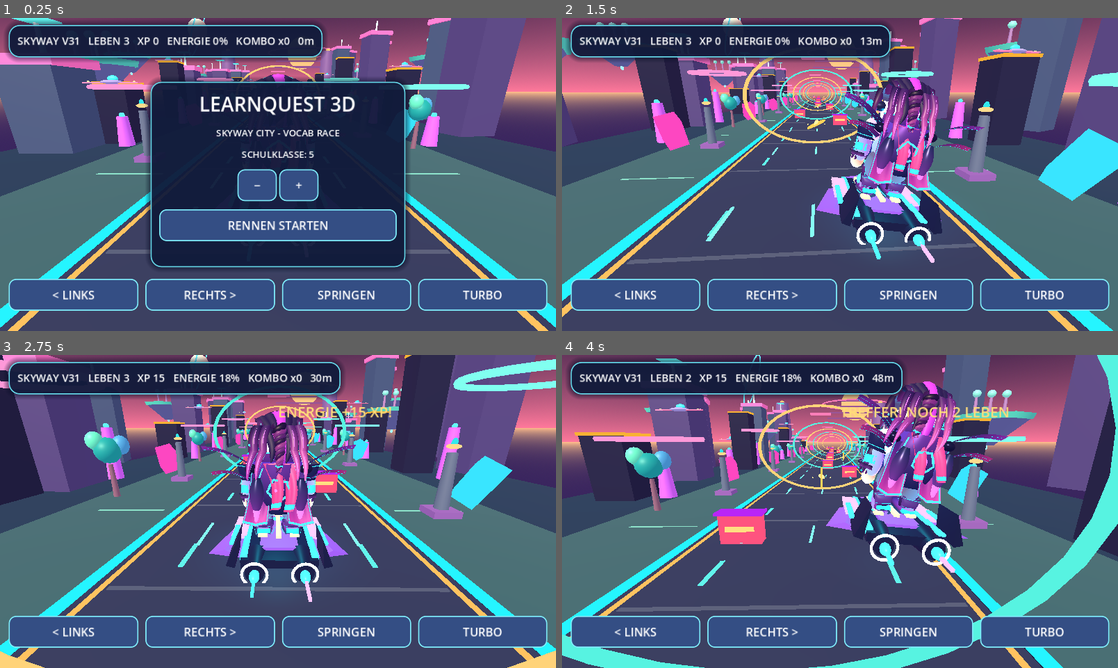
Above: before the commit, frames 1-4 (two rows, left to right).
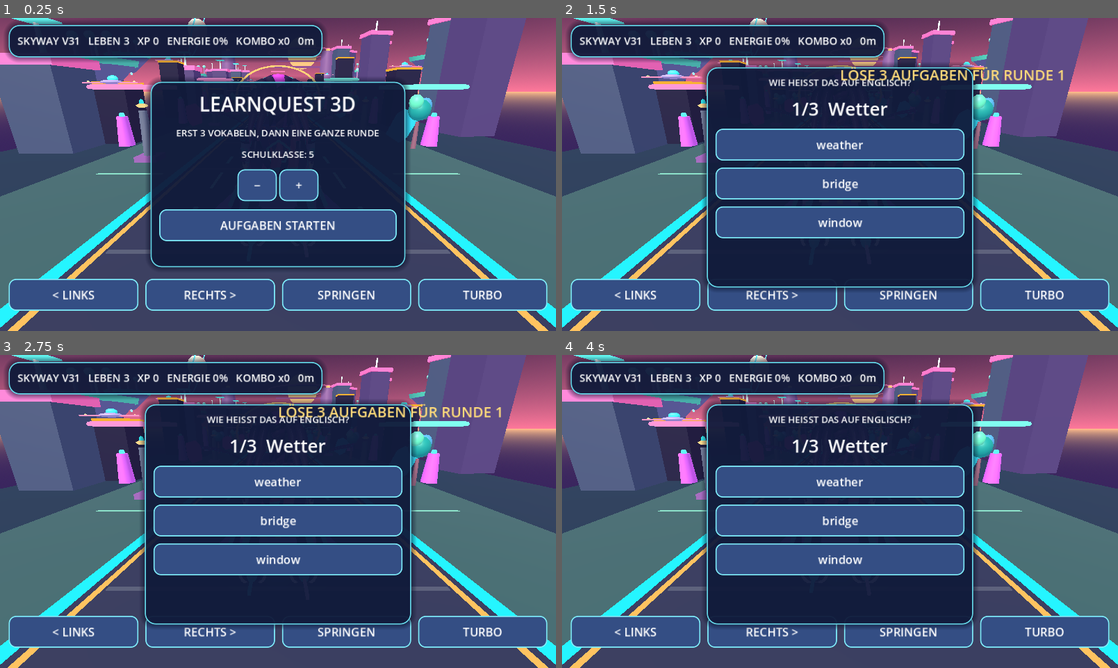
Above: after the commit, the same moments.

Repository: mtothek0703/learnquest-unity-web
Game: Godot game, scene res://main.tscn
The game is run twice, just before and just after one commit, with the same random seed, the same clock (stepped at 60 frames per second) and the same inputs.
Inputs (mouse positions are in pixels of both pictures, inside the frame that each line leads up to):
- Up to frame 1 (0.25 s): no input
- Up to frame 2 (1.5 s): click (840, 224) at 0.5 s, where only the run before the commit has a clickable "RENNEN STARTEN"; hold Right from 1.28 s (still down)
- Up to frame 3 (2.75 s): tap Space at 1.52, 2.27 s; release Right at 2.03 s; hold S from 2.03 s (still down)
- Up to frame 4 (4 s): release S at 2.78 s; hold Right from 2.78 s (still down); tap Space at 3.77 s

The runs differ from the first frame. In frame 1, 0.9% of the frame differs, in the area x 31-69%, y 35-68%; in frame 2, 59%; in frame 3, 49%; in frame 4, 67%, in the area x 0-100%, y 0-100%.

Commit message:
feat(gameplay): unlock full uninterrupted 800m rounds after three vocabulary tasks

Diff:
--- a/godot/world.gd
+++ b/godot/world.gd
@@ -6,6 +6,13 @@
     [["Brücke","bridge"],["Garten","garden"],["Wetter","weather"],["Schule","school"],["Freund","friend"],["Fenster","window"]],
     [["Abenteuer","adventure"],["Umwelt","environment"],["Entscheidung","decision"],["Erfahrung","experience"],["entdecken","discover"],["wichtig","important"]]
 ]
+# Complete vocabulary missions first; racing is a continuous, finite level.
+const TASKS_PER_ROUND := 3
+const ROUND_LENGTH := 800.0
+var phase := "menu" # menu -> training -> race -> results
+var training_correct := 0
+var round_number := 1
+var rounds_finished := 0
 var lane := 0
 var grade := 5
 var xp := 0
@@ -222,6 +229,7 @@
             cube(item, Vector3(0, 1.4, 0), Vector3(2.1, 0.13, 0.84), Color("#b927f7"), true)
 
 func _reset_run() -> void:
+    phase = "race"
     lane = 0
     xp = 0
     power = 0
@@ -308,11 +316,17 @@
             item.visible = true
 
 func _finish_run() -> void:
+    var completed := phase == "race" and distance >= ROUND_LENGTH
+    if completed:
+        rounds_finished += 1
+        round_number += 1
+    phase = "results"
+    end_heading.text = "RUNDE GESCHAFFT!" if completed else "RUNDE NICHT GESCHAFFT"
     started = false
     quiz_active = false
     quiz_box.hide()
     end_panel.show()
-    info_label.text = "RUNDE BEENDET - %d METER" % int(distance)
+    info_label.text = "ZIEL ERREICHT! NÄCHSTE RUNDE FREI" if completed else "VERSUCH BEENDET - %d METER" % int(distance)
     feedback_time = 4.0
     _refresh_hud()
 
@@ -407,7 +421,7 @@
     start_heading.add_theme_font_size_override("font_size", 34)
     start_column.add_child(start_heading)
     var sub := Label.new()
-    sub.text = "SKYWAY CITY - VOCAB RACE"
+    sub.text = "ERST 3 VOKABELN, DANN EINE GANZE RUNDE"
     sub.horizontal_alignment = HORIZONTAL_ALIGNMENT_CENTER
     start_column.add_child(sub)
     grade_label = Label.new()
@@ -420,7 +434,7 @@
     var grade_up := _make_button("+", func(): _change_grade(1), grade_buttons)
     grade_down.custom_minimum_size.x = 68
     grade_up.custom_minimum_size.x = 68
-    _make_button("RENNEN STARTEN", _start_game, start_column)
+    _make_button("AUFGABEN STARTEN", _begin_training, start_column)
     _change_grade(0)
 
     quiz_box = PanelContainer.new()
@@ -467,7 +481,7 @@
     end_heading.add_theme_font_size_override("font_size", 30)
     end_heading.horizontal_alignment = HORIZONTAL_ALIGNMENT_CENTER
     end_column.add_child(end_heading)
-    _make_button("NOCHMAL FAHREN", _reset_run, end_column)
+    _make_button("NEUE AUFGABEN", _begin_training, end_column)
     end_panel.hide()
     _apply_mobile_layout(get_viewport().get_visible_rect().size.x)
     get_viewport().size_changed.connect(func(): _apply_mobile_layout(get_viewport().get_visible_rect().size.x))
@@ -494,7 +508,24 @@
     grade = clampi(grade + delta, 1, 10)
     grade_label.text = "SCHULKLASSE: %d" % grade
 
+func _begin_training() -> void:
+    # Starts the mandatory preparation before every player-facing round.
+    phase = "training"
+    training_correct = 0
+    combo = 0
+    previous_quiz_index = -1
+    started = true
+    quiz_active = false
+    splash.hide()
+    end_panel.hide()
+    info_label.text = "LÖSE %d AUFGABEN FÜR RUNDE %d" % [TASKS_PER_ROUND, round_number]
+    feedback_time = 3.0
+    _ask()
+    _refresh_hud()
+
 func _start_game() -> void:
+    # Backwards-compatible low-level race entry point for gameplay diagnostics.
+    # The start and replay buttons always call _begin_training().
     _reset_run()
 
 func _group() -> int:
@@ -514,7 +545,10 @@
         if not options.has(candidate):
             options.append(candidate)
     options.shuffle()
-    question_label.text = WORDS[_group()][correct_index][0]
+    if phase == "training":
+        question_label.text = "%d/%d  %s" % [training_correct + 1, TASKS_PER_ROUND, WORDS[_group()][correct_index][0]]
+    else:
+        question_label.text = WORDS[_group()][correct_index][0]
     for i in range(3):
         answer_buttons[i].disabled = false
         answer_buttons[i].text = WORDS[_group()][options[i]][1]
@@ -538,6 +572,24 @@
     combo += 1
     xp += 45 if combo >= 3 else 35
     power = mini(power + 25, 100)
+    if phase == "training":
+        training_correct += 1
+        if training_correct >= TASKS_PER_ROUND:
+            # Award a useful starting boost, then run the entire track
+            # without interrupting play with further vocabulary questions.
+            _reset_run()
+            power = mini(100, TASKS_PER_ROUND * 25)
+            xp = TASKS_PER_ROUND * 35
+            combo = TASKS_PER_ROUND
+            info_label.text = "RUNDE %d FREIGESCHALTET! BIS INS ZIEL!" % round_number
+            feedback_time = 3.0
+            _refresh_hud()
+        else:
+            info_label.text = "RICHTIG! NOCH %d AUFGABEN" % (TASKS_PER_ROUND - training_correct)
+            feedback_time = 2.0
+            _ask()
+            _refresh_hud()
+        return
     info_label.text = "RICHTIG!  KOMBO x%d" % combo
     feedback_time = 2.0
     quiz_active = false
@@ -595,6 +647,10 @@
     turbo_left = maxf(0.0, turbo_left - delta)
     speed = 25.0 if turbo_left > 0 else 14.0
     distance += delta * speed
+    if phase == "race" and distance >= ROUND_LENGTH:
+        _finish_run()
+        _update_camera(delta)
+        return
     rider.position.x = move_toward(rider.position.x, float(lane) * 3.1, delta * 12)
     rider.set("lean", lerpf(float(rider.get("lean")), float(lane), minf(1.0, delta * 5.0)))
     rider.set("boosting", turbo_left > 0)
@@ -612,7 +668,10 @@
         marker.position.z += delta * speed
         if marker.position.z > 16:
             marker.position.z -= 144
-    quiz_time -= delta
-    if quiz_time <= 0:
-        _ask()
+    # In the actual level, avoid pausing the action for more questions.
+    # Manual _ask() remains available for diagnostics and future missions.
+    if phase != "race":
+        quiz_time -= delta
+        if quiz_time <= 0:
+            _ask()
     _refresh_hud()
